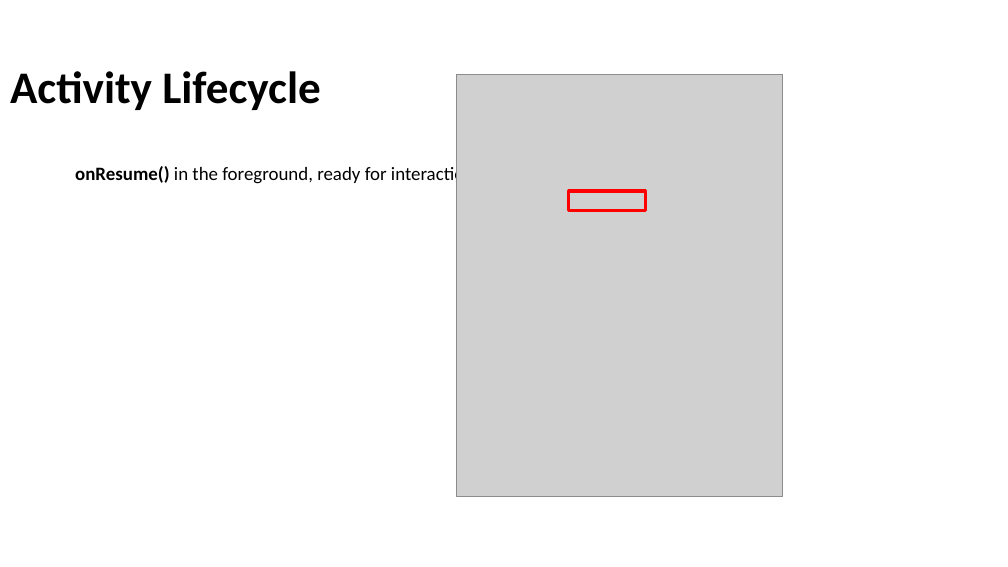
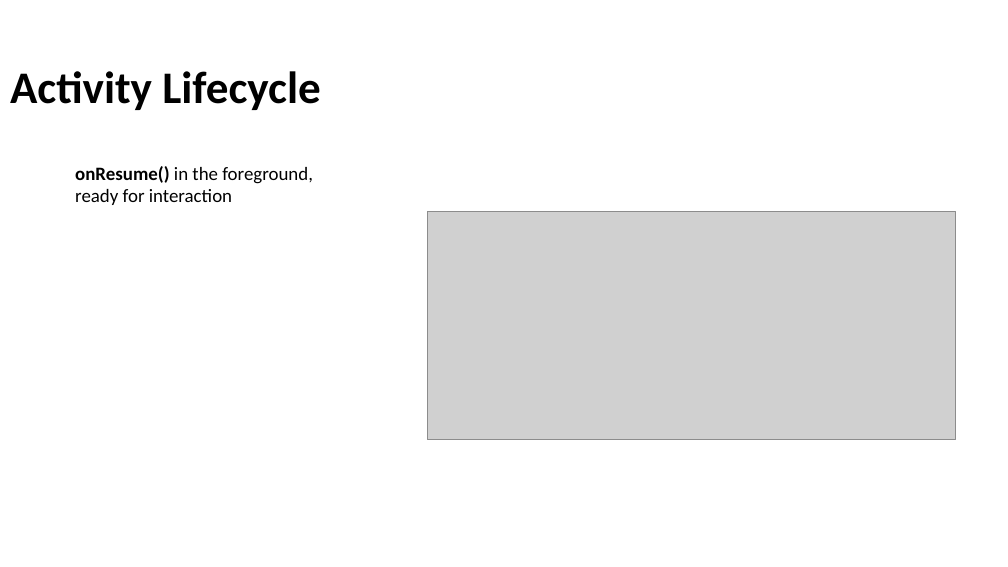
Before and after one commit to Batch-xx/Android-Lunch-Learn, a slide deck: slide 17 of slides/Android Studio_Activities_Fragments.pptx (slide 16 before the commit). Drawn at 1008x567 pixels with LibreOffice and Linux fonts; fonts in the diff are those of the drawing; grey boxes stand for pictures; background and template pictures are left out. Boxes give left, top, right and bottom in pixels: in the first picture for what was removed or moved away, otherwise in the second. Text is boxed around its words. In the diff, an @@ line names an element or a change of style, - is before the commit and + after.

Commit message:
Added kristen M. activity diagram

```diff
--- a/slides/Android Studio_Activities_Fragments.pptx
+++ b/slides/Android Studio_Activities_Fragments.pptx
@@ picture removed at bbox=[457, 75, 783, 496] @@
@@ text at bbox=[75, 166, 313, 205]: text changed @@
-onResume() in the foreground, ready for interaction
+onResume() in the foreground,
+ready for interaction
@@ rectangle removed at bbox=[569, 191, 645, 210] @@
@@ picture added at bbox=[427, 211, 956, 439] @@
```
Also in this commit, not shown: 6 other slides changed, 4 slides added, 2 other files.
